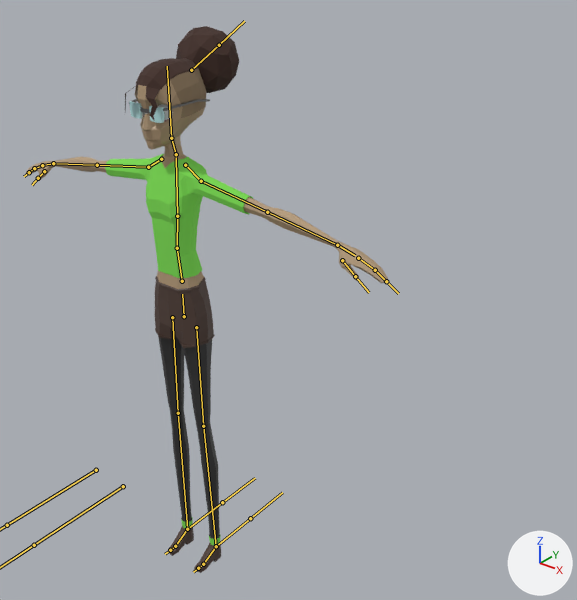
Renders of the FBX model Assets/Resources/Models/Players/New Models/Nerd.fbx from each side of a commit.
One viewpoint serves both versions: a 50 mm camera at (5.23, -4.79, 6.65) aimed at (0.11, 1.61, 2.68). Every picture has the same lights, and +X, +Y and +Z are marked at lower right. The bones that bend it are drawn over the model as lines.

The first picture shows 'Body'.
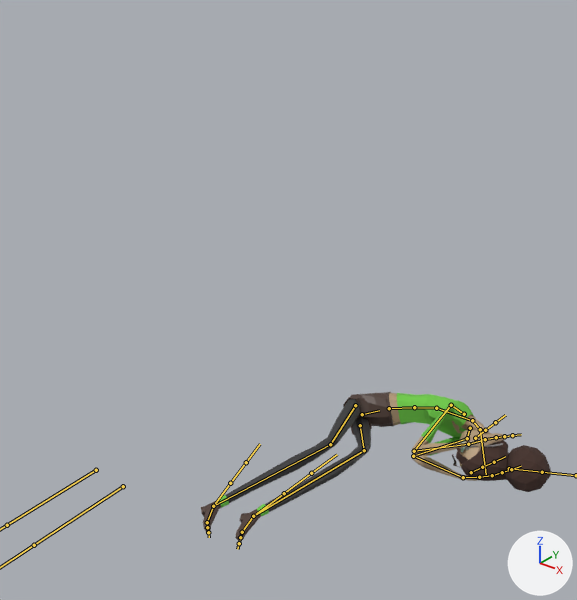
The newer file adds an action. The first version stands in its rest pose; the second is drawn at frame 76 of the action 'Armature|Armature|Armature|Death|Armature|Death'.

Location of each change, (x1, y1, x2, y2) in pixels of the pictures (577 x 600 px):
'Body', posed (73% shorter): before (26, 26, 388, 573); after (201, 392, 551, 540)
bone 'Hips', root to tip: before (184, 316) to (182, 294); after (362, 414) to (379, 410)
bone 'LowerBack', root to tip: before (182, 281) to (177, 248); after (389, 408) to (414, 407)
bone 'UpperBack', root to tip: before (177, 248) to (177, 216); after (414, 407) to (436, 408)
bone 'Chest', root to tip: before (177, 216) to (176, 157); after (436, 408) to (470, 420)
bone 'Neck', root to tip: before (176, 154) to (171, 138); after (472, 420) to (480, 429)
bone 'Head', root to tip: before (171, 138) to (167, 66); after (480, 429) to (486, 474)
bone 'Hair', root to tip: before (191, 70) to (219, 45); after (509, 468) to (542, 472)
bone 'Shoulder.L', root to tip: before (185, 165) to (201, 181); after (470, 428) to (467, 438)
bone 'UpperArm.L', root to tip: before (201, 181) to (267, 212); after (467, 438) to (413, 456)
bone 'LowerArm.L', root to tip: before (267, 212) to (337, 245); after (413, 456) to (463, 477)
bone 'Hands.L', root to tip: before (337, 245) to (355, 255); after (463, 477) to (476, 477)
bone 'Shoulder.R', root to tip: before (161, 159) to (148, 167); after (464, 414) to (451, 405)
bone 'UpperArm.R', root to tip: before (148, 167) to (97, 165); after (451, 405) to (414, 451)
bone 'LowerArm.R', root to tip: before (97, 165) to (53, 163); after (414, 451) to (468, 444)
bone 'Hands.R', root to tip: before (53, 163) to (44, 165); after (468, 444) to (482, 440)
bone 'UpperFingers.R', root to tip: before (42, 165) to (34, 168); after (485, 439) to (496, 437)
bone 'Thumb.R', root to tip: before (44, 171) to (38, 178); after (475, 438) to (485, 430)
bone 'UpperLeg.L', root to tip: before (196, 327) to (203, 426); after (360, 425) to (364, 450)
bone 'LowerLeg.L', root to tip: before (203, 426) to (216, 546); after (364, 450) to (253, 516)
bone 'Foot.L', root to tip: before (216, 546) to (203, 564); after (253, 516) to (242, 532)
bone 'UpperLeg.R', root to tip: before (172, 317) to (178, 413); after (355, 405) to (330, 444)
bone 'LowerLeg.R', root to tip: before (178, 413) to (187, 529); after (330, 444) to (213, 506)
bone 'Foot.R', root to tip: before (187, 529) to (175, 546); after (213, 506) to (207, 522)

The edits, one by one:
Bone 'Hips' (bone_hips) moves from (0.0, 0.0, 0.0) to (0.35, -7.13, -8.14).
Bone 'Hips' (bone_hips) turns from (0, 0, 0) to (-42, 6, -79) degrees about its own x, y and z.
Bone 'LowerBack' (bone_lowerback) turns from (0, 0, 0) to (11, 1, -1) degrees about its own x, y and z.
Bone 'UpperBack' (bone_upperback) turns from (0, 0, 0) to (20, 2, 2) degrees about its own x, y and z.
Bone 'Chest' (bone_chest) turns from (0, 0, 0) to (22, 16, 5) degrees about its own x, y and z.
Bone 'Neck' (bone_neck) turns from (0, 0, 0) to (8, 16, -14) degrees about its own x, y and z.
Bone 'Head' (bone_head) turns from (0, 0, 0) to (47, -24, -13) degrees about its own x, y and z.
Bone 'Hair' (bone_hair) turns from (0, 0, 0) to (-10, 7, 17) degrees about its own x, y and z.
Bone 'Shoulder.L' (bone_shoulder_l) moves from (0.0, 0.0, 0.0) to (0.01, 0.01, 0.0).
Bone 'Shoulder.L' (bone_shoulder_l) turns from (0, 0, 0) to (24, -45, -6) degrees about its own x, y and z.
Bone 'UpperArm.L' (bone_upperarm_l) turns from (0, 0, 0) to (10, 42, -93) degrees about its own x, y and z.
Bone 'LowerArm.L' (bone_lowerarm_l) turns from (0, 0, 0) to (146, -2, -37) degrees about its own x, y and z.
Bone 'Hands.L' (bone_hands_l) turns from (0, 0, 0) to (25, 6, -16) degrees about its own x, y and z.
Bone 'Shoulder.R' (bone_shoulder_r) turns from (0, 0, 0) to (12, 22, 9) degrees about its own x, y and z.
Bone 'UpperArm.R' (bone_upperarm_r) turns from (0, 0, 0) to (48, 2, 107) degrees about its own x, y and z.
Bone 'LowerArm.R' (bone_lowerarm_r) turns from (0, 0, 0) to (136, -36, -4) degrees about its own x, y and z.
Bone 'Hands.R' (bone_hands_r) turns from (0, 0, 0) to (14, -12, 4) degrees about its own x, y and z.
Bone 'UpperFingers.R' (bone_upperfingers_r) turns from (0, 0, 0) to (14, -5, 20) degrees about its own x, y and z.
Bone 'Thumb.R' (bone_thumb_r) moves from (0.0, 0.0, 0.0) to (0.06, -0.02, 0.07).
Bone 'Thumb.R' (bone_thumb_r) turns from (0, 0, 0) to (24, -2, -26) degrees about its own x, y and z.
Bone 'UpperLeg.L' (bone_upperleg_l) turns from (0, 0, 0) to (106, 7, 74) degrees about its own x, y and z.
Bone 'LowerLeg.L' (bone_lowerleg_l) turns from (0, 0, 0) to (-28, -34, -42) degrees about its own x, y and z.
Bone 'Foot.L' (bone_foot_l) turns from (0, 0, 0) to (-60, -6, 59) degrees about its own x, y and z.
Bone 'UpperLeg.R' (bone_upperleg_r) turns from (0, 0, 0) to (89, 25, 68) degrees about its own x, y and z.
Bone 'LowerLeg.R' (bone_lowerleg_r) turns from (0, 0, 0) to (-23, -7, -37) degrees about its own x, y and z.
Bone 'Foot.R' (bone_foot_r) turns from (0, 0, 0) to (-42, -16, 77) degrees about its own x, y and z.
